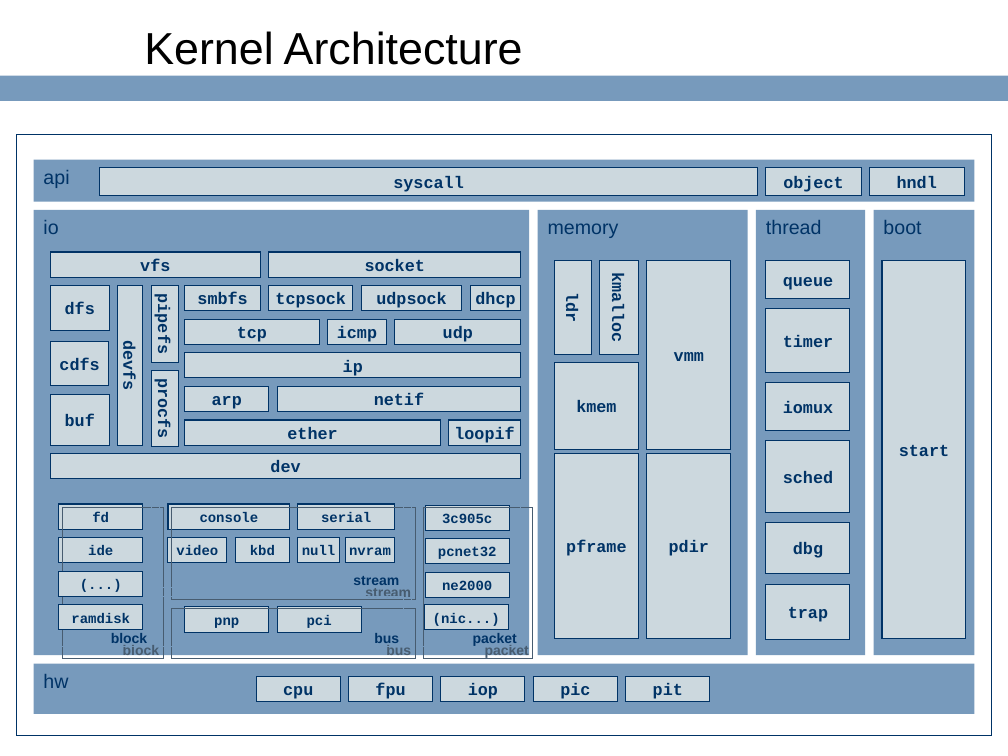
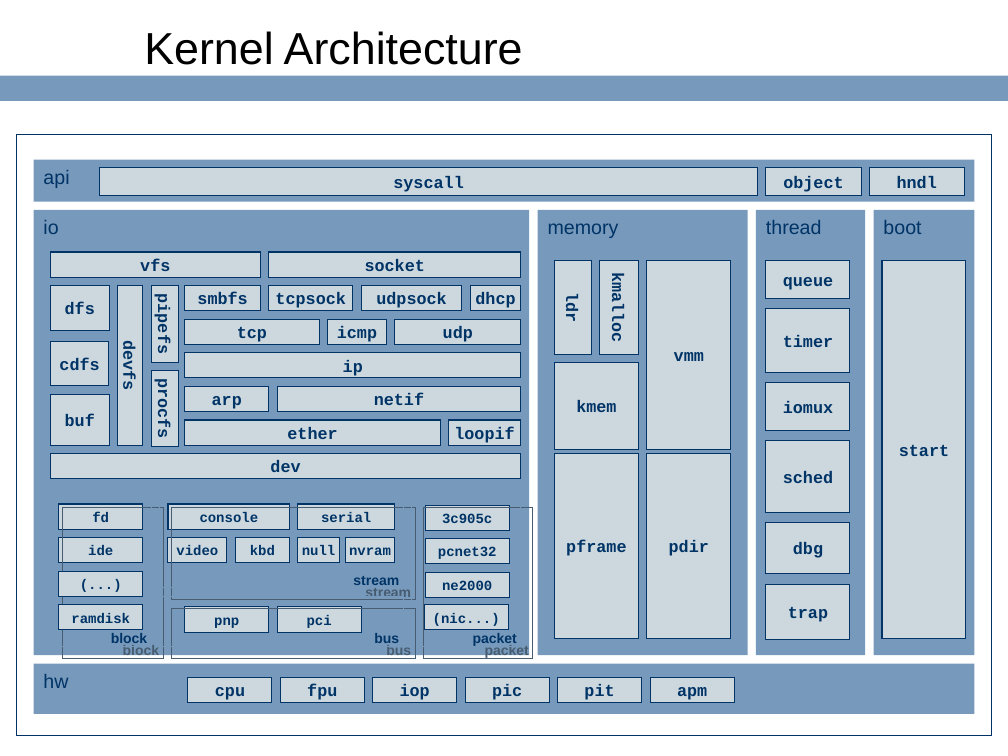
Before and after one commit to ringgaard/sanos, a slide deck: slide 9 of doc/sanostech.ppt. Drawn at 1008x756 pixels with LibreOffice and Linux fonts; fonts in the diff are those of the drawing; background and template pictures are left out. Boxes give left, top, right and bottom in pixels: in the first picture for what was removed or moved away, otherwise in the second. Text is boxed around its words. In the diff, an @@ line names an element or a change of style, - is before the commit and + after.

```diff
--- a/doc/sanostech.ppt
+++ b/doc/sanostech.ppt
@@ 5 rectangles: place and size @@
-5 rectangles at (256, 676, 710, 702)
+5 rectangles at (187, 677, 641, 703)
@@ rectangle added at (650, 677, 734, 703), fill #CCD8DE, outline #003366 0.74 pt, 12 pt, text #003366, bold @@
+apm
```
Also in this commit, not shown: 2 other slides changed, 2 other files.
